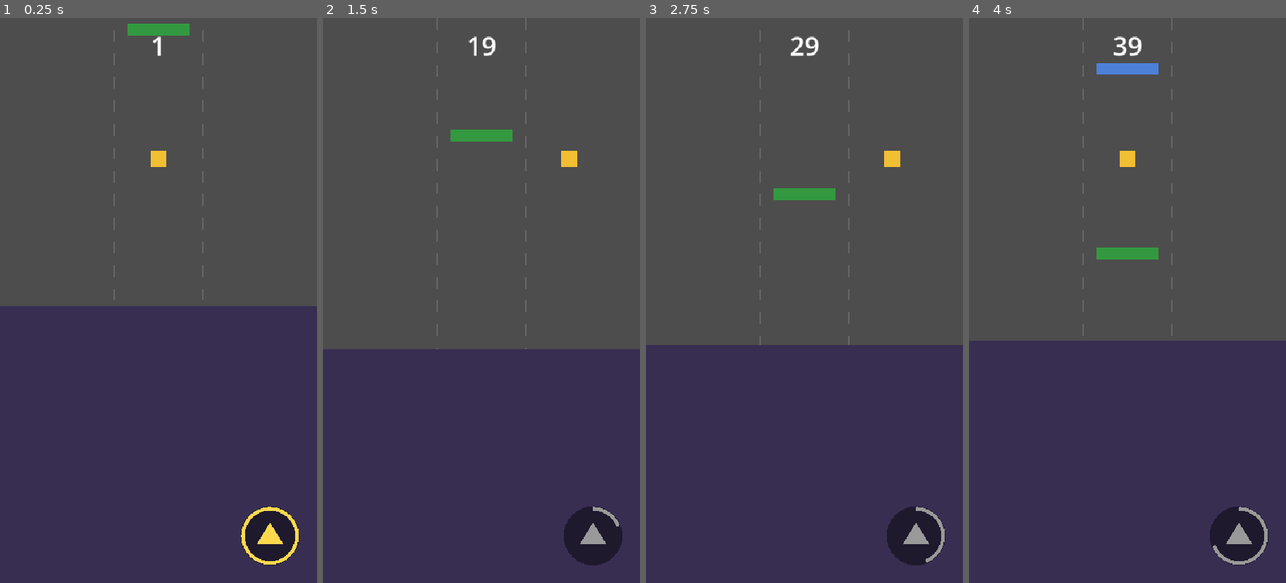
Above: before the commit, frames 1-4 (left to right).
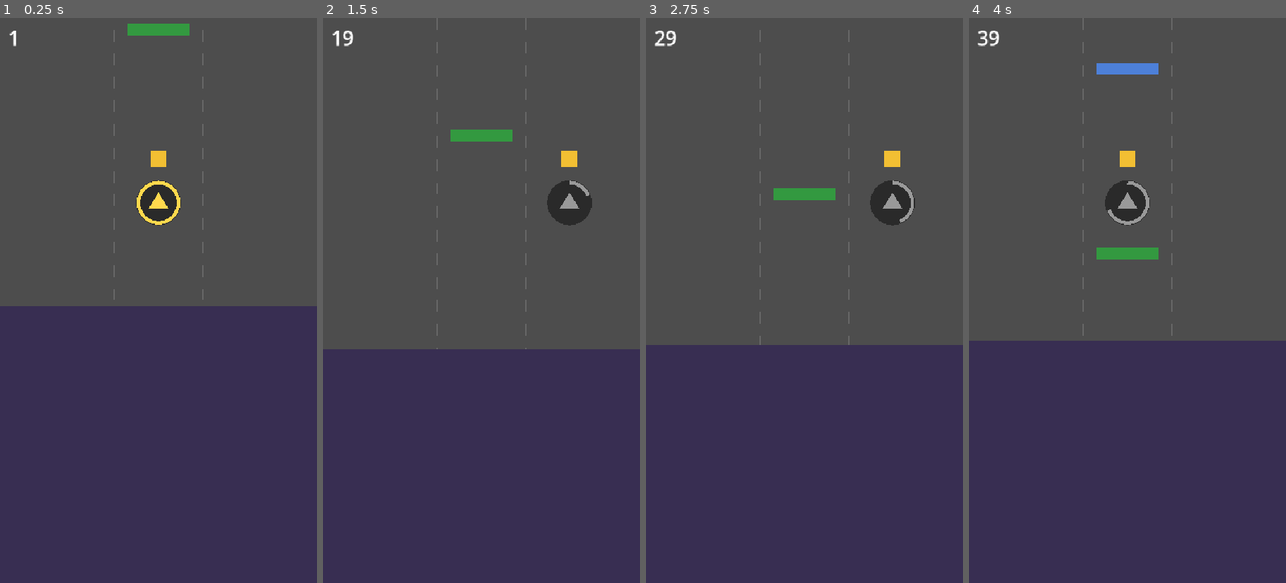
Above: after the commit, the same moments.

Repository: thehephaistos/storm-runner
Game: Godot game, scene res://scenes/main.tscn
The game is run twice, just before and just after one commit, with the same random seed, the same clock (stepped at 60 frames per second) and the same inputs.
Inputs (mouse positions are in pixels of both pictures, inside the frame that each line leads up to):
- Up to frame 1 (0.25 s): no input
- Up to frame 2 (1.5 s): tap Enter at 0.5 s; move the mouse to (551, 272) at 0.52 s; hold Right (move_right) 0.53-1.25 s; hold Up (burst) 0.53-1.25 s; click (551, 272) at 0.67 s; drag from (418, 328) to (465, 413) at 1.27 s
- Up to frame 3 (2.75 s): move the mouse to (836, 176) at 2.02 s; hold Right (move_right) from 2.03 s (still down); hold Up (burst) from 2.03 s (still down); click (836, 176) at 2.17 s
- Up to frame 4 (4 s): release Right (move_right) at 2.75 s; release Up (burst) at 2.75 s; drag from (1111, 413) to (1032, 215) at 2.77 s; move the mouse to (1222, 385) at 3.52 s; hold Left (move_left) from 3.53 s (still down); hold Up (burst) from 3.53 s (still down); click (1222, 385) at 3.67 s

The runs differ from the first frame. In frame 1, 2.5% of the frame differs, in the area x 2-95%, y 2-97%; in frame 2, 2.6%; in frame 3, 2.7%; in frame 4, 2.7%.

Commit message:
After playing: move the burst icon under the runner, move the score off the path
The burst icon sat in the bottom-right corner on the storm wall and wasn't
seen in play. It now follows the runner, with a stronger pulse. The score
moved to the top-left so it no longer covers debris ahead. Notes added under
'Changed after playing' in DESIGN_LOG.md. 14 checks still PASS.

Co-Authored-By: Claude Opus 5.5 <noreply@anthropic.com>

Diff:
--- a/scenes/main.tscn
+++ b/scenes/main.tscn
@@ -27,6 +27,7 @@
 color = Color(0.85, 0.85, 0.75, 1)
 
 [node name="Player" type="Node2D" parent="."]
+z_index = 1
 
 [node name="Body" type="ColorRect" parent="Player"]
 offset_left = -14.0
@@ -34,6 +35,16 @@
 offset_right = 14.0
 offset_bottom = 14.0
 color = Color(0.95, 0.75, 0.2, 1)
+
+[node name="BurstIcon" type="Control" parent="Player"]
+layout_mode = 3
+anchors_preset = 0
+offset_left = -38.0
+offset_top = 36.0
+offset_right = 38.0
+offset_bottom = 112.0
+mouse_filter = 2
+script = ExtResource("3_icon")
 
 [node name="Storm" type="Node2D" parent="."]
 
@@ -57,26 +68,11 @@
 [node name="Hud" type="CanvasLayer" parent="."]
 
 [node name="Score" type="Label" parent="Hud"]
-anchors_preset = 10
-anchor_right = 1.0
-offset_top = 16.0
-offset_bottom = 80.0
-theme_override_font_sizes/font_size = 44
-horizontal_alignment = 1
-
-[node name="BurstIcon" type="Control" parent="Hud"]
-layout_mode = 3
-anchors_preset = 3
-anchor_left = 1.0
-anchor_top = 1.0
-anchor_right = 1.0
-anchor_bottom = 1.0
-offset_left = -130.0
-offset_top = -130.0
-offset_right = -30.0
-offset_bottom = -30.0
-mouse_filter = 2
-script = ExtResource("3_icon")
+offset_left = 14.0
+offset_top = 10.0
+offset_right = 160.0
+offset_bottom = 60.0
+theme_override_font_sizes/font_size = 34
 
 [node name="End" type="CanvasLayer" parent="."]
 visible = false
--- a/scripts/burst_icon.gd
+++ b/scripts/burst_icon.gd
@@ -10,7 +10,7 @@
 	var c := size * 0.5
 	var r := minf(size.x, size.y) * 0.5
 	if pulse_ticks > 0:
-		r *= 1.0 + 0.18 * absf(sin(pulse_ticks * 0.2))
+		r *= 1.0 + 0.4 * absf(sin(pulse_ticks * 0.2))
 	var is_full := charge >= 1.0
 	var col := Color(1, 0.85, 0.3) if is_full else Color(0.6, 0.6, 0.6)
 	draw_circle(c, r, Color(0, 0, 0, 0.45))
--- a/scripts/main.gd
+++ b/scripts/main.gd
@@ -15,7 +15,8 @@
 @onready var ground: Node2D = $Ground
 @onready var vignette: ColorRect = $Vignette/Rect
 @onready var score_label: Label = $Hud/Score
-@onready var burst_icon: Control = $Hud/BurstIcon
+@onready var burst_icon: Control = $Player/BurstIcon
+@onready var body: ColorRect = $Player/Body
 @onready var end_layer: CanvasLayer = $End
 @onready var end_label: Label = $End/Label
 
@@ -230,7 +231,7 @@
 	var py := -player_d * wu
 	var k := 1.0 - float(snap_left) / T.LANE_SNAP_TICKS
 	player.position = Vector2(lerpf(_snap_from_x, lane_x(lane), k), py)
-	player.modulate = Color(1, 0.45, 0.45) if slow_left > 0 else (Color(1.6, 1.6, 1.6) if burst_left > 0 else Color.WHITE)
+	body.modulate = Color(1, 0.45, 0.45) if slow_left > 0 else (Color(1.6, 1.6, 1.6) if burst_left > 0 else Color.WHITE)
 	camera.position = Vector2(T.VIEW_CENTER_X, py + T.CAMERA_AHEAD_PX)
 	# DC3: the wall never leaves the screen; its edge is held at the bottom if it falls further back.
 	var bottom := camera.position.y + T.VIEW_HEIGHT_PX * 0.5 - T.WALL_MIN_VISIBLE_PX
Not shown, changed: DESIGN_LOG.md
